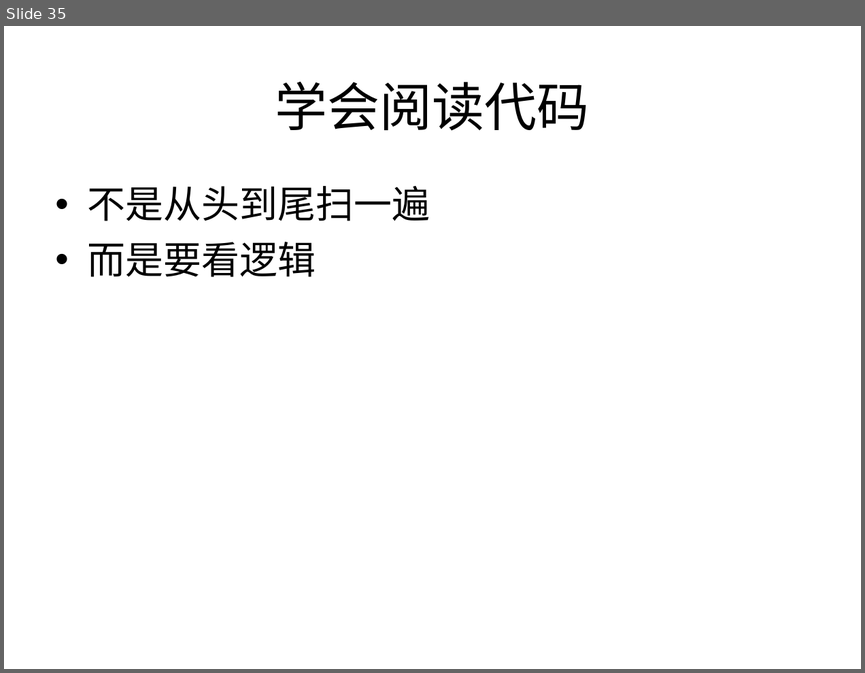
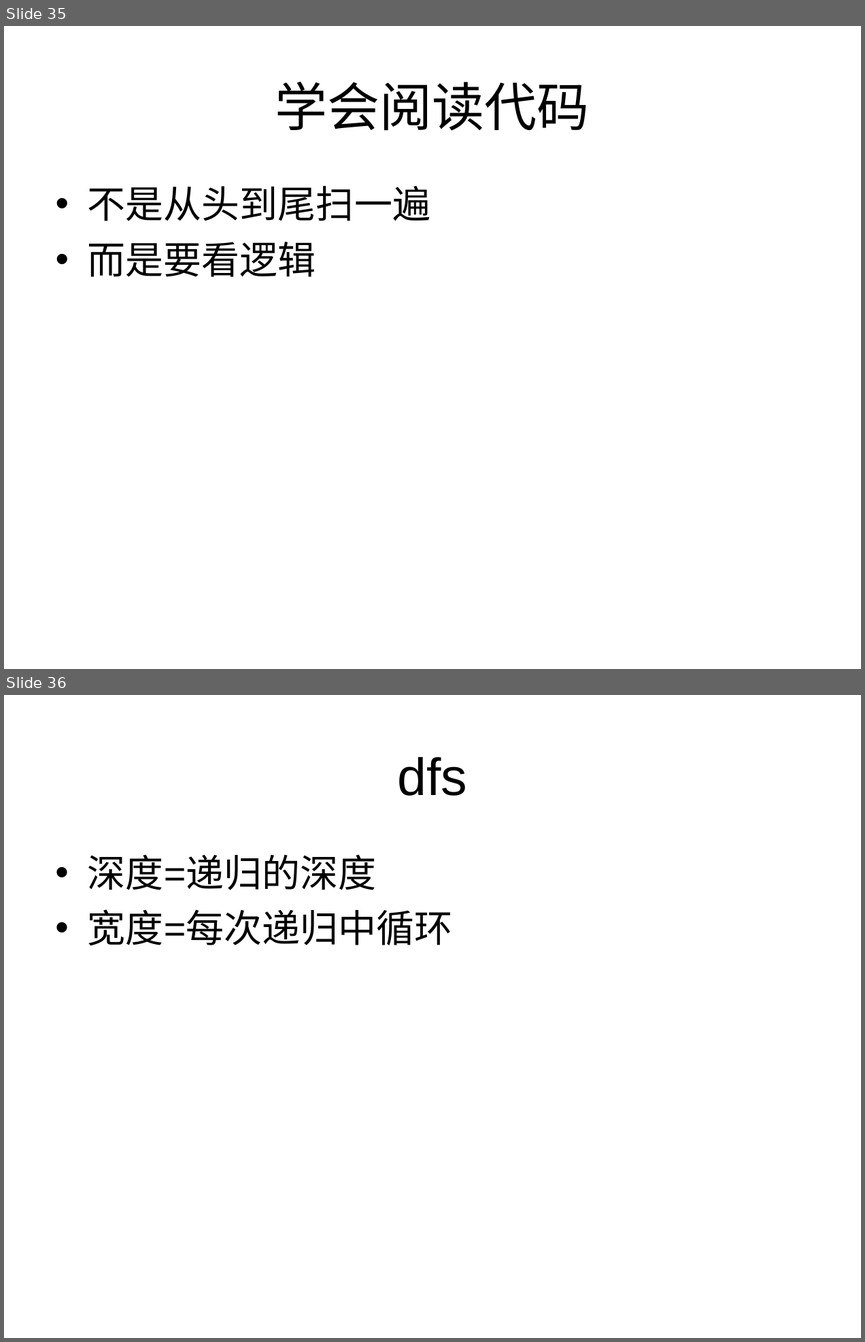
Before and after one commit to houjingbiao/leetcode, a slide deck: solutions/00conclusion.ppt. Shown one above the other, each under a label of ours: slide 35 before the commit, slides 35 and 36 after it. The pictures are 865x673 and 865x1342 pixels, drawn with LibreOffice and Linux fonts; fonts in the diff are those of the drawing. Boxes give left, top, right and bottom in pixels: in the first picture for what was removed or moved away, otherwise in the second. Text is boxed around its words. In the diff, an @@ line names an element or a change of style, - is before the commit and + after.

```diff
--- a/solutions/00conclusion.ppt
+++ b/solutions/00conclusion.ppt
@@ slide 36 added at <box>4,695,861,1338</box>, background #FFFFFF @@
@@ title added at <box>398,757,468,796</box>, 44 pt, text #000000 @@
+dfs
@@ text added at <box>88,854,453,946</box>, 32 pt, text #000000 @@
+• 深度=递归的深度
+• 宽度=每次递归中循环
```
Also in this commit, not shown: 2 other files.
